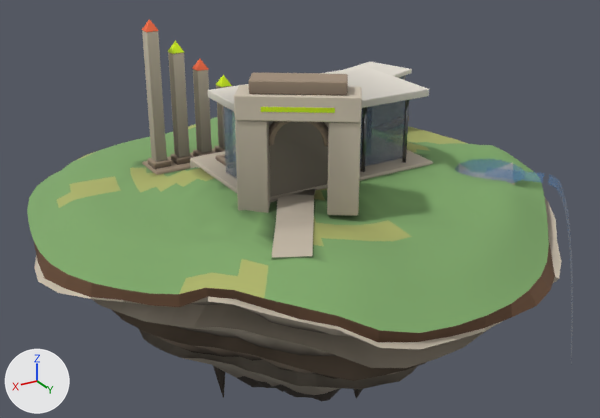
Two versions of the glTF model public/models/islands/resume_lod1.glb, one commit apart.
Camera for both pictures: a 50 mm camera at (12.15, 20.53, 9.18) aimed at (-0.07, 0.17, -1.0). Arrows for +X, +Y and +Z are at lower left; the lights stay in place. The picture after the commit comes second. Where no turn or scale is listed for an object, it has been applied to the vertices. Vertices at exactly the same position are counted once.

In view in the first picture: 'buildings', 'foundation', 'landmarks', 'terrain', 'water_pond0' and 2 more.
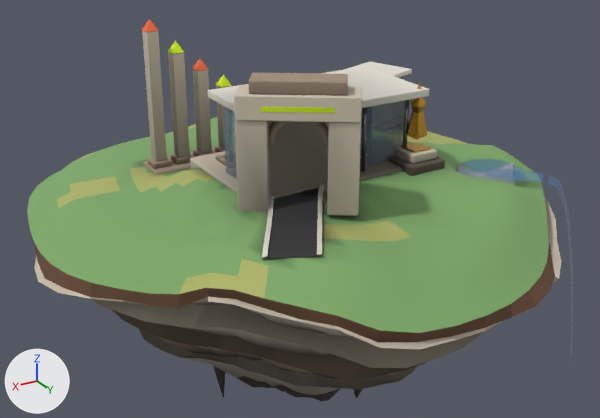
Where the newer file only moved an object's origin or applied its transform, the numbers keep the older frame.

Location of each change, [x1, y1, x2, y2] in pixels of the pictures (600 x 418 px; the box of a moved part takes in the faces that stretch with it):
'terrain', reshaped, moved: [27, 113, 549, 333] in both
'anim_spin_monument_spire', added: after [407, 82, 428, 140]
part 1 of me_terrain, added: after [317, 184, 324, 254]
part 2 of me_terrain, moved or reshaped: before [272, 188, 315, 257]; after [262, 188, 319, 259]
part 3 of me_terrain, recoloured: [249, 138, 452, 270] in both
part 4 of me_terrain, recoloured (darker): [272, 190, 315, 258] in both
part 5 of me_buildings, added: after [401, 142, 431, 153]
part 6 of me_buildings, added: after [394, 142, 437, 164]
part 7 of me_buildings, added: after [386, 153, 445, 176]

Patch to the scene script:
```diff
--- a/public/models/islands/resume_lod1.glb.py
+++ b/public/models/islands/resume_lod1.glb.py
@@ mat_m_gold @@
+mat_m_gold = bpy.data.materials.new('M_gold')
+# nodes: BsdfPrincipled, Mix, OutputMaterial, VertexColor
+# colours: orange #f1b84b, mixed with the vertex colours
@@ mat_m_asphalt @@
+mat_m_asphalt = bpy.data.materials.new('M_asphalt')
+# nodes: BsdfPrincipled, Mix, OutputMaterial, VertexColor
+# colours: dark grey #3a3a3d, mixed with the vertex colours
@@ me_terrain @@
-me_terrain.from_pydata(...)  # 1077 vertices, 2044 faces; spans x -7.8..7.8, y -8.3..8.3, z -0.8..0.8
+me_terrain.from_pydata(...)  # 1213 vertices, 2236 faces; spans x -7.8..7.8, y -8.3..8.3, z -0.8..0.8
+# me_terrain part 1: a new loose piece of 68 vertices spanning x -0.7..2.8, y 0.7..5.7, z 0.3..0.8, in mat_m_concrete_light
+# me_terrain part 2: 47 vertices moved from x -0.5..3.7, y 0.6..5.6, z 0.3..0.8 to x -0.6..3.8, y 0.7..5.6, z 0.2..0.8; 21 vertices removed from x -0.5..3.5, y 0.1..4.9, z 0.3..0.8; 89 vertices added at x -0.6..3.9, y 0.0..5.0, z 0.2..0.8
+# me_terrain part 3: 131 kept faces spanning x -4.1..3.9, y -1.3..6.5, z 0.1..0.8 get new vertex colours
+# me_terrain part 4: 38 faces spanning x -0.1..3.8, y 1.2..5.6, z 0.3..0.7 switch from mat_m_stone_light to mat_m_asphalt
+# other edits to the shape of me_terrain do not show in these pictures
 me_terrain.materials.append(mat_m_grass)
@@ me_terrain @@
 me_terrain.materials.append(mat_m_stone_mid)
+me_terrain.materials.append(mat_m_concrete_light)
@@ me_buildings @@
-me_buildings.from_pydata(...)  # 632 vertices, 1152 faces; spans x -4.86..4.86, y -3.25..3.25, z -2.09..2.09
+me_buildings.from_pydata(...)  # 704 vertices, 1284 faces; spans x -4.86..4.86, y -3.25..3.69, z -2.09..2.09
+# me_buildings part 5: the loose piece of 24 vertices spanning x -1.67..3.73, y 0.15..3.25, z 0.44..0.66 is copied, and the copy is scaled about its middle by (0.113, 0.197, 0.191), then moved by (-2.48, 1.36, -1.63), in mat_m_gold; it spans x -1.75..-1.13, y 2.75..3.37, z -1.11..-1.06
+# me_buildings part 6: the loose piece of 24 vertices spanning x 1.3..1.86, y -1.98..-1.42, z -2.06..-1.81 is copied, and the copy is scaled about its middle by (1.63, 1.63, 1.09), then moved by (-3.03, 4.76, 0.68), in mat_m_stone_light; it spans x -1.89..-0.99, y 2.61..3.51, z -1.39..-1.11
+# me_buildings part 7: a new loose piece of 24 vertices spanning x -2.07..-0.82, y 2.44..3.69, z -1.69..-1.39, in mat_m_stone_dark
 me_buildings.materials.append(mat_m_chrome)
@@ me_buildings @@
 me_buildings.materials.append(mat_m_stone_mid)
+me_buildings.materials.append(mat_m_gold)
@@ ob_terrain @@
 ob_terrain = bpy.data.objects.new('terrain', me_terrain)
-ob_terrain.location = (0.1, 0.23, 0.1)
+ob_terrain.location = (0.1, 0.23, 0.11)
@@ ob_anim_spin_monument_spire @@
+ob_anim_spin_monument_spire = bpy.data.objects.new('anim_spin_monument_spire', me_anim_spin_monument_spire)  # 20 vertices, 36 faces; spans x -0.34..0.34, y -0.29..0.29, z -0.85..0.85
+ob_anim_spin_monument_spire.location = (-2.48, 2.66, 2.4)
```
